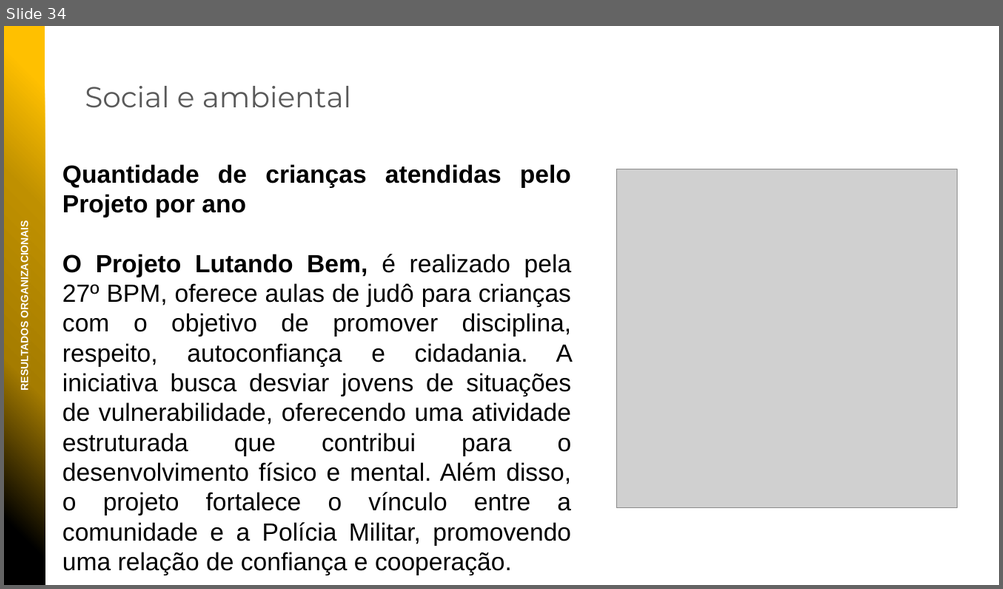
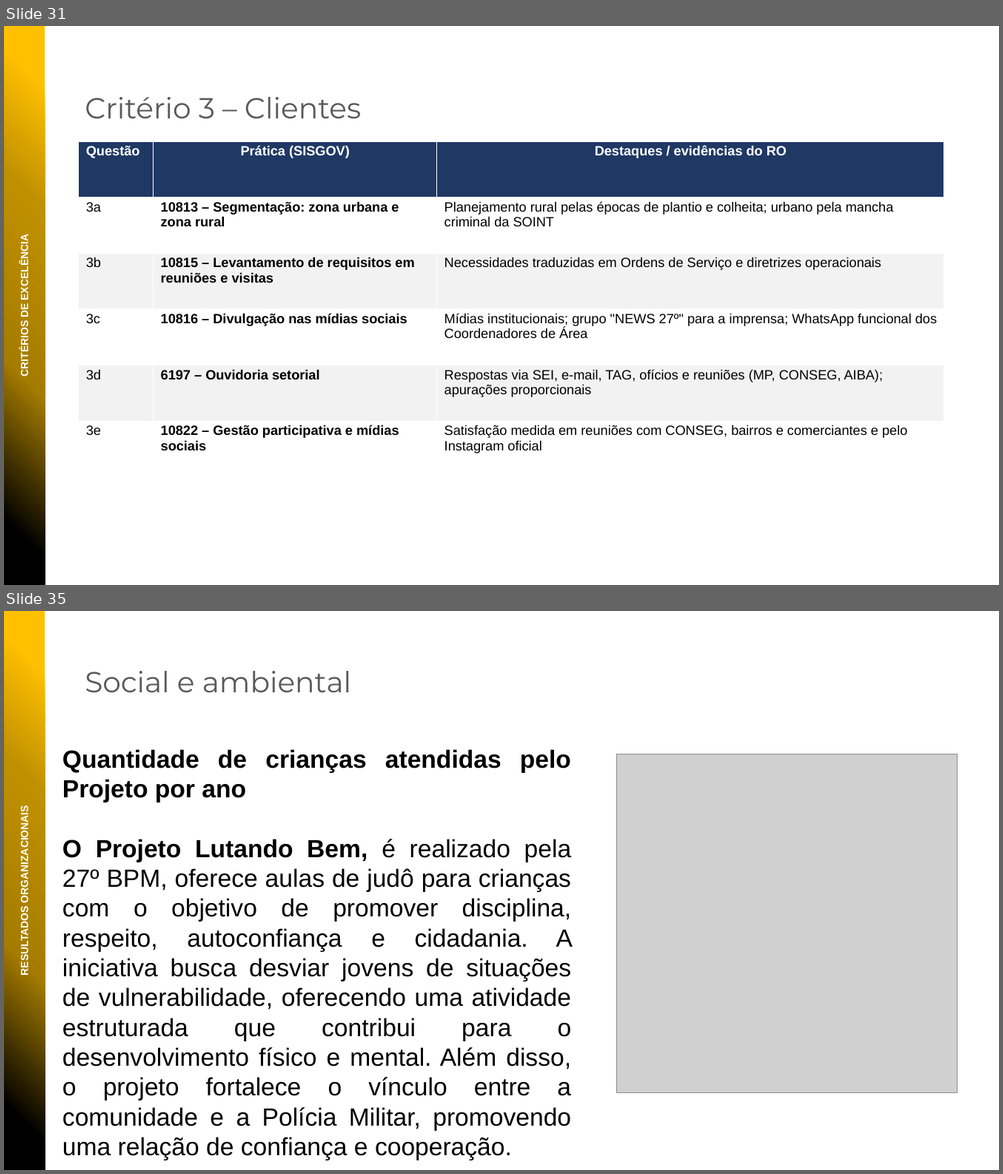
Before and after one commit to niltonbmg/CPOI, a slide deck: apresentacoes/PPMGQ_2026_27BPM.pptx. Shown one above the other, each under a label of ours: slide 34 before the commit, slides 31 and 35 after it; the slides between them are not shown. The pictures are 1003x589 and 1003x1174 pixels, drawn with LibreOffice and Linux fonts; fonts in the diff are those of the drawing; grey boxes stand for pictures; background and template pictures are left out. Boxes give left, top, right and bottom in pixels: in the first picture for what was removed or moved away, otherwise in the second. Text is boxed around its words. In the diff, an @@ line names an element or a change of style, - is before the commit and + after.

```diff
--- a/apresentacoes/PPMGQ_2026_27BPM.pptx
+++ b/apresentacoes/PPMGQ_2026_27BPM.pptx
@@ slide 31 added at [4, 26, 999, 585], background picture (left out) @@
@@ rectangle added at [4, 26, 45, 585], fill gradient #000000 to #A57C00 to #BF9000 to #FFC000 @@
@@ text added at [85, 97, 361, 118], 28 pt, text #595959 @@
+Critério 3 – Clientes
@@ table added at [79, 141, 944, 477], 6 rows, 3 columns @@
+Questão | Prática (SISGOV) | Destaques / evidências do RO
+3a | 10813 – Segmentação: zona urbana e zona rural | Planejamento rural pelas épocas de plantio e colheita; urbano pela mancha criminal da SOINT
+3b | 10815 – Levantamento de requisitos em reuniões e visitas | Necessidades traduzidas em Ordens de Serviço e diretrizes operacionais
+3c | 10816 – Divulgação nas mídias sociais | Mídias institucionais; grupo "NEWS 27º" para a imprensa; WhatsApp funcional dos Coordenadores de Área
+3d | 6197 – Ouvidoria setorial | Respostas via SEI, e-mail, TAG, ofícios e reuniões (MP, CONSEG, AIBA); apurações proporcionais
+3e | 10822 – Gestão participativa e mídias sociais | Satisfação medida em reuniões com CONSEG, bairros e comerciantes e pelo Instagram oficial
@@ text added at [19, 242, 31, 376], 10 pt, text #FFFFFF, bold @@
+CRITÉRIOS DE EXCELÊNCIA
@@ what was slide 34 is now slide 35 @@
```
Also in this commit, not shown: 11 slides changed, 5 other slides added, 8 slides removed.
